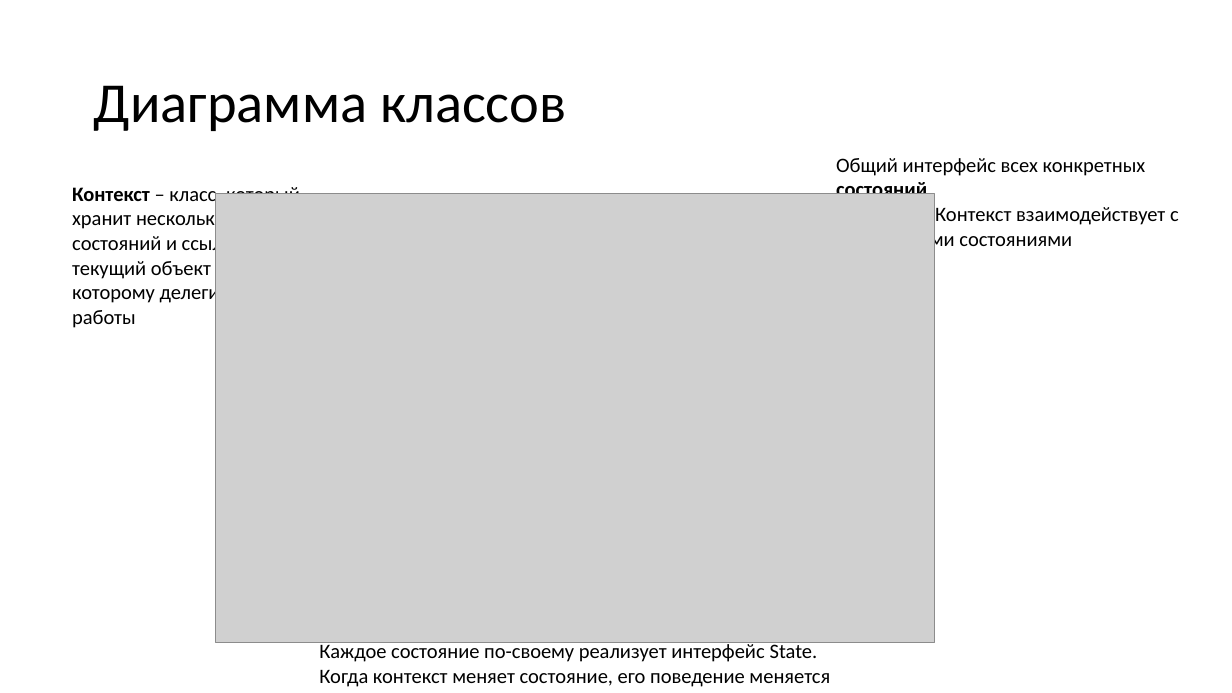
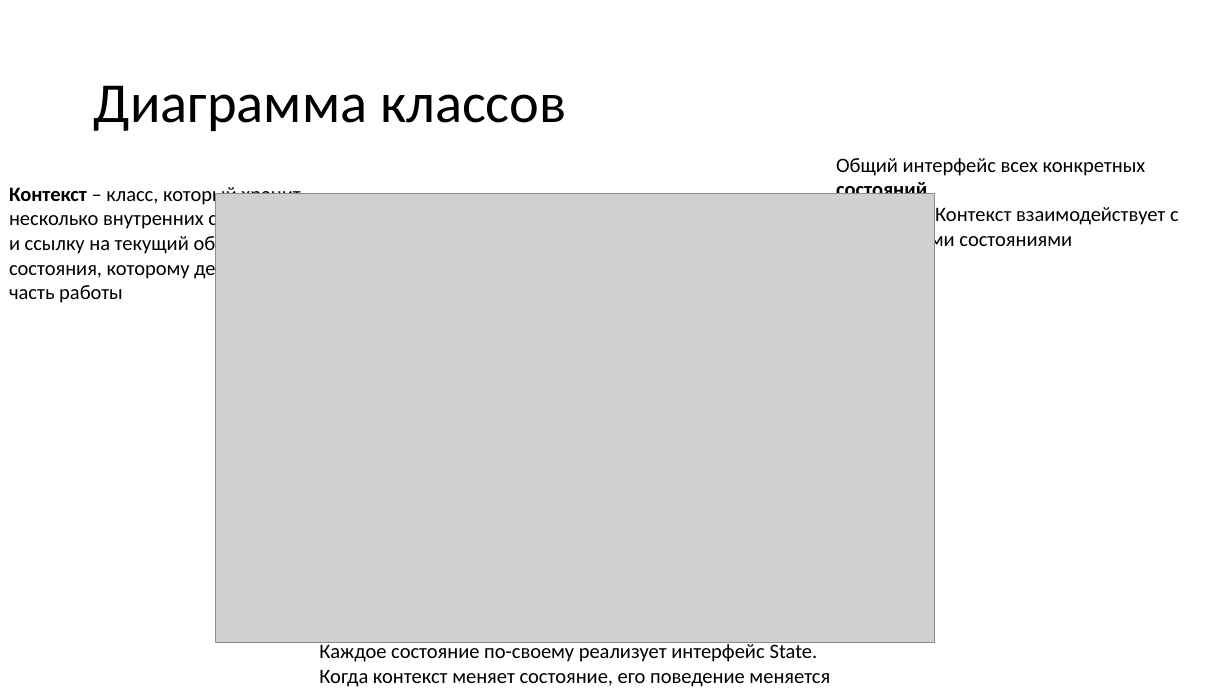
Before and after one commit to alexey-malov/ood, a slide deck: slide 26 of lectures/11.state/state.pptx (slide 27 before the commit). Drawn at 1232x693 pixels with LibreOffice and Linux fonts; fonts in the diff are those of the drawing; grey boxes stand for pictures. Boxes give left, top, right and bottom in pixels: in the first picture for what was removed or moved away, otherwise in the second. Text is boxed around its words. In the diff, an @@ line names an element or a change of style, - is before the commit and + after.

```diff
--- a/lectures/11.state/state.pptx
+++ b/lectures/11.state/state.pptx
@@ text "Контекст – класс, который хранит ..." rewrapped from (72, 184, 300, 328) to (9, 184, 300, 303) @@
```
Also in this commit, not shown: 7 other slides changed, 2 slides added, 2 slides removed, 1 other file.
